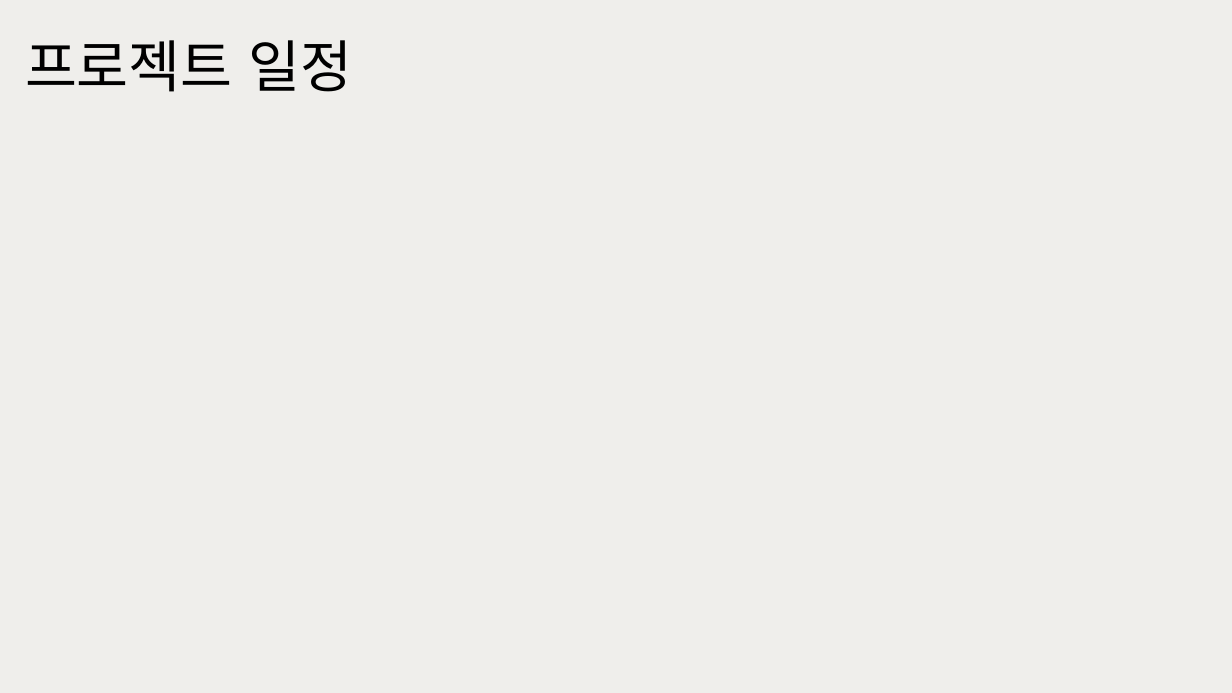
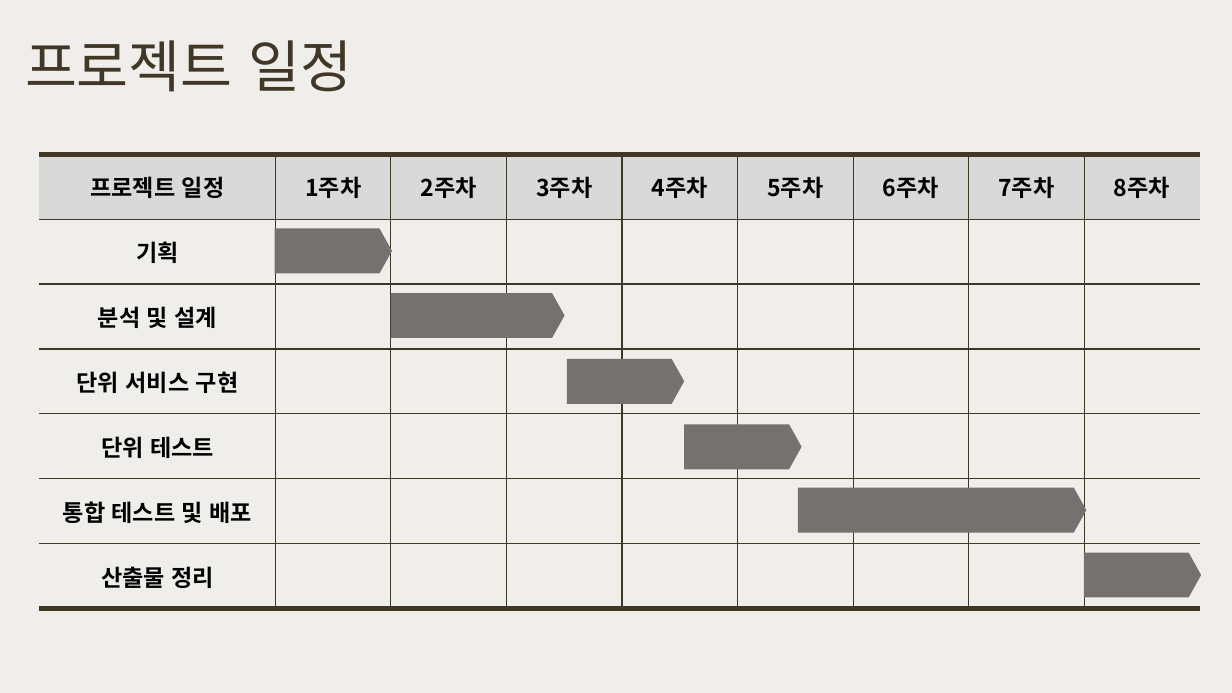
Before and after one commit to happyjane210/GIT2021-working, a slide deck: slide 14 of 9-project/1. 프로젝트 기획/주간 커-피 (초안).pptx (slide 7 before the commit). Drawn at 1232x693 pixels with LibreOffice and Linux fonts; fonts in the diff are those of the drawing. Boxes give left, top, right and bottom in pixels: in the first picture for what was removed or moved away, otherwise in the second. Text is boxed around its words. In the diff, an @@ line names an element or a change of style, - is before the commit and + after.

```diff
--- a/9-project/1. 프로젝트 기획/주간 커-피 (초안).pptx
+++ b/9-project/1. 프로젝트 기획/주간 커-피 (초안).pptx
@@ title "프로젝트 일정" at (25,40,353,92): text colour #000000 to #403726 @@
@@ table added at (40,154,1200,609), 7 rows, 9 columns @@
+프로젝트 일정 | 1주차 | 2주차 | 3주차 | 4주차 | 5주차 | 6주차 | 7주차 | 8주차
+기획 |  |  |  |  |  |  |  | 
+분석 및 설계 |  |  |  |  |  |  |  | 
+단위 서비스 구현 |  |  |  |  |  |  |  | 
+단위 테스트 |  |  |  |  |  |  |  | 
+통합 테스트 및 배포 |  |  |  |  |  |  |  | 
+산출물 정리 |  |  |  |  |  |  |  | 
@@ pentagon arrow added at (274,228,392,274), fill #767171 @@
@@ pentagon arrow added at (391,293,565,338), fill #767171 @@
@@ pentagon arrow added at (567,359,685,404), fill #767171 @@
@@ pentagon arrow added at (685,424,802,470), fill #767171 @@
@@ pentagon arrow added at (799,488,1087,533), fill #767171 @@
@@ pentagon arrow added at (1084,553,1202,598), fill #767171 @@
```
Also in this commit, not shown: 5 other slides changed, 8 slides added, 1 slide removed.
